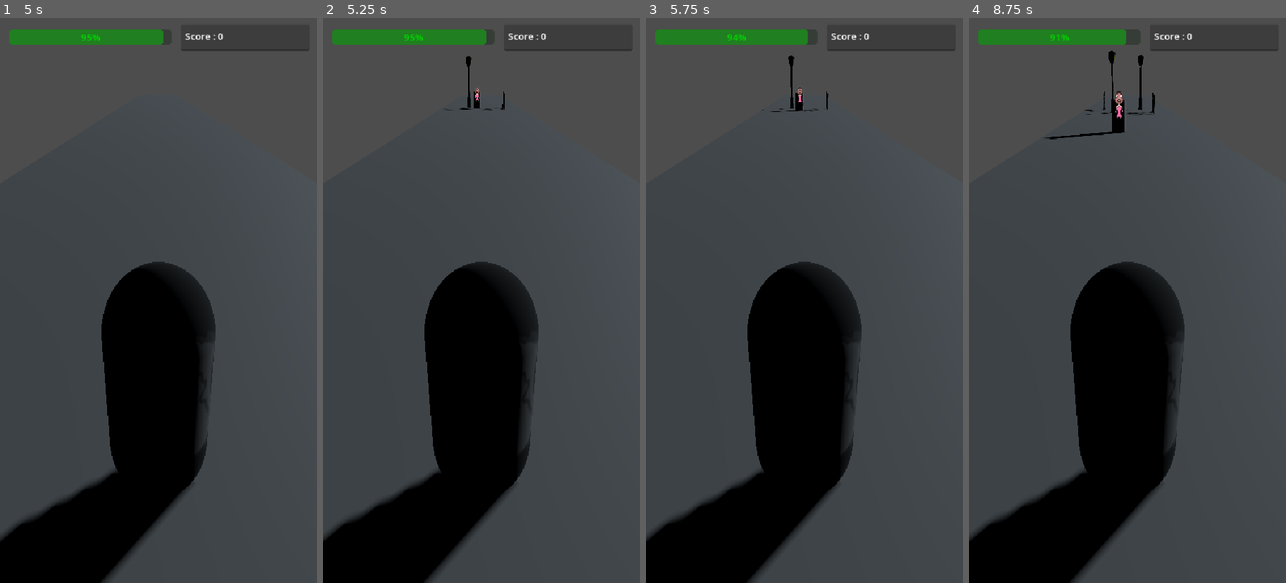
Above: before the commit, frames 1-4 (left to right).
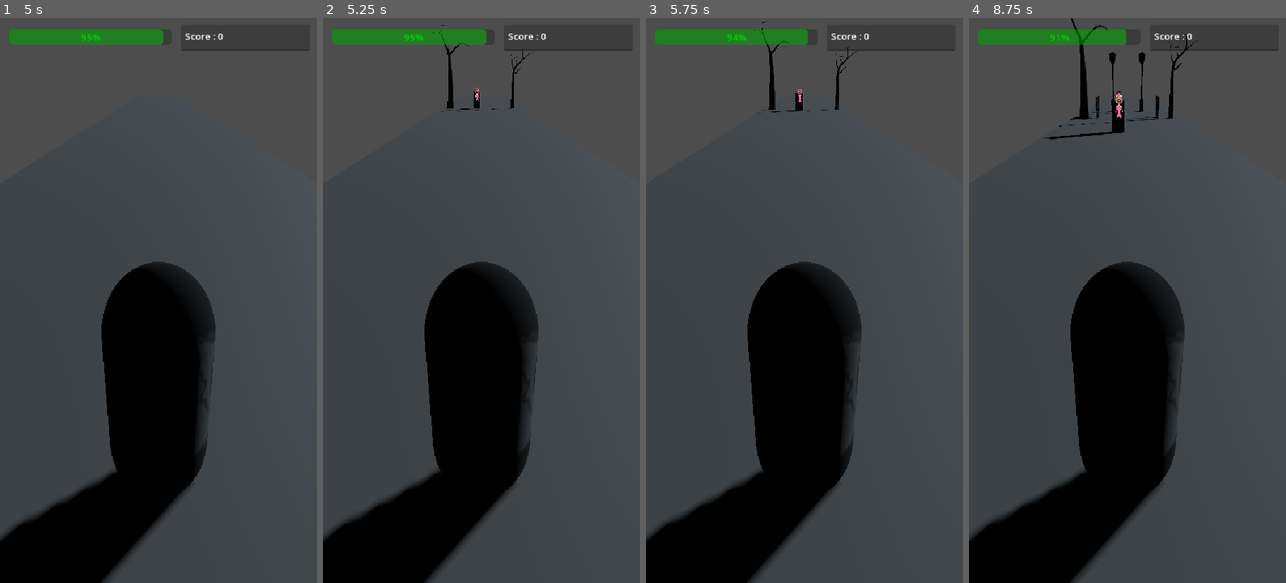
Above: after the commit, the same moments.

Repository: ESMA-NicolasR/face-snatcher
Game: Godot game, scene res://Alois/Scenes/TEST_face_snatcher.tscn
Two runs of this game, one before a commit and one after it. Both use one fixed random seed, a clock stepped at 60 frames per second and the inputs below.
Inputs:
- Up to frame 1 (5 s): tap Enter at 0.5, 2, 3.5 s; tap Space at 1.25, 2.75, 4.25 s
- Up to frame 2 (5.25 s): no input
- Up to frame 3 (5.75 s): no input
- Up to frame 4 (8.75 s): no input

Frame 1 is identical in both runs. In frame 2, 0.4% of the frame differs, in the area x 34-67%, y 1-17%; in frame 3, 0.4%; in frame 4, 0.9%, in the area x 28-74%, y 0-20%.

Commit message:
Decoration manager v3

Diff:
--- a/Alois/Scenes/TEST_face_snatcher.tscn
+++ b/Alois/Scenes/TEST_face_snatcher.tscn
@@ -108,33 +108,33 @@
 
 [node name="Decoration Leftleft Timer1" type="Timer" parent="Timers" unique_id=479268536]
 wait_time = 5.0
-autostart = true
-ignore_time_scale = true
+one_shot = true
+autostart = true
 
 [node name="Decoration Leftcenter Timer2" type="Timer" parent="Timers" unique_id=296177828]
+wait_time = 6.0
+one_shot = true
+autostart = true
+
+[node name="Decoration Leftright Timer3" type="Timer" parent="Timers" unique_id=1304791291]
 wait_time = 7.5
-autostart = true
-ignore_time_scale = true
-
-[node name="Decoration Leftright Timer3" type="Timer" parent="Timers" unique_id=1304791291]
-wait_time = 10.0
-autostart = true
-ignore_time_scale = true
+one_shot = true
+autostart = true
 
 [node name="Decoration Rightright Timer4" type="Timer" parent="Timers" unique_id=1618409885]
 wait_time = 5.0
-autostart = true
-ignore_time_scale = true
+one_shot = true
+autostart = true
 
 [node name="Decoration Rightcenter Timer5" type="Timer" parent="Timers" unique_id=316492386]
+wait_time = 6.0
+one_shot = true
+autostart = true
+
+[node name="Decoration Rightleft Timer6" type="Timer" parent="Timers" unique_id=523578028]
 wait_time = 7.5
-autostart = true
-ignore_time_scale = true
-
-[node name="Decoration Rightleft Timer6" type="Timer" parent="Timers" unique_id=523578028]
-wait_time = 10.0
-autostart = true
-ignore_time_scale = true
+one_shot = true
+autostart = true
 
 [node name="Scripts" type="Node" parent="." unique_id=1306583703]
 
@@ -148,23 +148,42 @@
 path_Left = NodePath("../../Paths/PNJ Left Path3D")
 path_Right = NodePath("../../Paths/PNJ Right Path3D")
 
-[node name="Decoration_Manager" type="Node" parent="Scripts" unique_id=2044267013 node_paths=PackedStringArray("path_Left_left", "path_Left_center", "path_Left_right", "path_Right_right", "path_Right_center", "path_Right_left")]
+[node name="Decoration_Manager" type="Node" parent="Scripts" unique_id=2044267013 node_paths=PackedStringArray("path_Left_left", "timer_LL", "path_Left_center", "timer_LC", "path_Left_right", "timer_LR", "path_Right_right", "timer_RR", "path_Right_center", "timer_RC", "path_Right_left", "timer_RL")]
 script = ExtResource("4_tgash")
 meshes_far = Array[PackedScene]([ExtResource("4_lan1h"), ExtResource("5_x8g61"), ExtResource("6_rmso8")])
 meshes_med = Array[PackedScene]([ExtResource("7_py22k")])
-meshes_close = Array[PackedScene]([ExtResource("8_7075h"), ExtResource("9_3gcot")])
-vitesse_min_far = 0.85
-vitesse_min_med = 0.95
-vitesse_min_close = 1.05
-fin_ralentissement_far = 0.82
-fin_ralentissement_med = 0.82
-fin_ralentissement_close = 0.82
+meshes_close = Array[PackedScene]([ExtResource("9_3gcot"), ExtResource("8_7075h")])
+vitesse_max_far = 3.0
+vitesse_min_far = 1.05
+vitesse_max_med = 3.5
+vitesse_min_med = 1.1
+vitesse_max_close = 4.0
+vitesse_min_close = 1.15
+debut_ralentissement_far = 0.6
+range_far_left_min = 5.0
+range_far_left_max = 7.5
+range_far_right_min = 5.0
+range_far_right_max = 7.5
+range_med_left_min = 3.0
+range_med_left_max = 3.0
+range_med_right_min = 3.0
+range_med_right_max = 3.0
+range_close_left_min = 4.0
+range_close_left_max = 6.0
+range_close_right_min = 4.0
+range_close_right_max = 6.0
 path_Left_left = NodePath("../../Paths/Decoration LEFT left Path3D")
+timer_LL = NodePath("../../Timers/Decoration Leftleft Timer1")
 path_Left_center = NodePath("../../Paths/Decoration LEFT center Path3D")
+timer_LC = NodePath("../../Timers/Decoration Leftcenter Timer2")
 path_Left_right = NodePath("../../Paths/Decoration LEFT right Path3D")
+timer_LR = NodePath("../../Timers/Decoration Leftright Timer3")
 path_Right_right = NodePath("../../Paths/Decoration RIGHT right Path3D")
+timer_RR = NodePath("../../Timers/Decoration Rightright Timer4")
 path_Right_center = NodePath("../../Paths/Decoration RIGHT center Path3D")
+timer_RC = NodePath("../../Timers/Decoration Rightcenter Timer5")
 path_Right_left = NodePath("../../Paths/Decoration RIGHT left Path3D")
+timer_RL = NodePath("../../Timers/Decoration Rightleft Timer6")
 
 [node name="NPC_Generator" parent="Scripts" unique_id=978562651 instance=ExtResource("4_mmw3b")]
 
@@ -226,7 +245,7 @@
 [connection signal="timeout" from="Timers/PNJ Spawn Timer" to="Scripts/PNJ_Manager" method="_on_pnj_spawn_timer_timeout"]
 [connection signal="timeout" from="Timers/Decoration Leftleft Timer1" to="Scripts/Decoration_Manager" method="_on_decoration_leftleft_timer_1_timeout"]
 [connection signal="timeout" from="Timers/Decoration Leftcenter Timer2" to="Scripts/Decoration_Manager" method="_on_decoration_leftcenter_timer_2_timeout"]
-[connection signal="timeout" from="Timers/Decoration Leftright Timer3" to="Scripts/PNJ_Manager" method="_on_decoration_leftright_timer_3_timeout"]
+[connection signal="timeout" from="Timers/Decoration Leftright Timer3" to="Scripts/Decoration_Manager" method="_on_decoration_leftright_timer_3_timeout"]
 [connection signal="timeout" from="Timers/Decoration Rightright Timer4" to="Scripts/Decoration_Manager" method="_on_decoration_rightright_timer_4_timeout"]
 [connection signal="timeout" from="Timers/Decoration Rightcenter Timer5" to="Scripts/Decoration_Manager" method="_on_decoration_rightcenter_timer_5_timeout"]
 [connection signal="timeout" from="Timers/Decoration Rightleft Timer6" to="Scripts/Decoration_Manager" method="_on_decoration_rightleft_timer_6_timeout"]
--- a/Alois/Scripts/Decorations_Manager.gd
+++ b/Alois/Scripts/Decorations_Manager.gd
@@ -1,93 +1,104 @@
 extends Node
 
-# Listes de meshes pour chaque type de distance (à remplir dans l'inspecteur)
+# Listes de meshes pour chaque type de distance
 @export var meshes_far: Array[PackedScene] = []
 @export var meshes_med: Array[PackedScene] = []
 @export var meshes_close: Array[PackedScene] = []
 
-# Vitesse de déplacement m/s maximum Decoration lointaines
+# Vitesse de déplacement m/s (Max/Min) par catégorie
 @export var vitesse_max_far: float = 1.25
-# Vitesse de déplacement m/s minimum Decoration lointaines
 @export var vitesse_min_far: float = 0.2
-# Vitesse de déplacement m/s maximum Decoration medium
 @export var vitesse_max_med: float = 1.5
-# Vitesse de déplacement m/s minimum Decoration medium
 @export var vitesse_min_med: float = 0.3
-# Vitesse de déplacement m/s maximum Decoration proches
 @export var vitesse_max_close: float = 1.75
-# Vitesse de déplacement m/s minimum Decoration proches
 @export var vitesse_min_close: float = 0.4
 
-# Seuils de distance pour les zones (Lointain)
+# Seuils de distance (Lointain)
 @export var debut_ralentissement_far: float = 0.35
 @export var fin_ralentissement_far: float = 0.85
 @export var debut_acceleration_far: float = 0.85
 @export var fin_acceleration_far: float = 1.0
 
-# Seuils de distance pour les zones (Medium)
+# Seuils de distance (Medium)
 @export var debut_ralentissement_med: float = 0.4
 @export var fin_ralentissement_med: float = 0.85
 @export var debut_acceleration_med: float = 0.85
 @export var fin_acceleration_med: float = 1.0
 
-# Seuils de distance pour les zones (Proche)
+# Seuils de distance (Proche)
 @export var debut_ralentissement_close: float = 0.45
 @export var fin_ralentissement_close: float = 0.85
 @export var debut_acceleration_close: float = 0.85
 @export var fin_acceleration_close: float = 1.0
 
-# 6 Chemins pour inspector
-@export var path_Left_left: Path3D    # Lointain
-@export var path_Left_center: Path3D  # Medium
-@export var path_Left_right: Path3D   # Proche
-@export var path_Right_right: Path3D  # Lointain
-@export var path_Right_center: Path3D # Medium
-@export var path_Right_left: Path3D   # Proche
+# --- CONFIGURATION DES TIMERS (Ranges de temps en secondes) ---
+@export_group("Timer Ranges Lointains")
+@export var range_far_left_min: float = 3.0
+@export var range_far_left_max: float = 6.0
+@export var range_far_right_min: float = 3.0
+@export var range_far_right_max: float = 6.0
 
-func decoration_spawn():
-	# Liste des chemins disponibles
-	var chemins = [path_Left_left, path_Left_center, path_Left_right, path_Right_right, path_Right_center, path_Right_left]
-	var choice_index = randi() % 6
-	var chemin_choisi = chemins[choice_index]
+@export_group("Timer Ranges Medium")
+@export var range_med_left_min: float = 2.0
+@export var range_med_left_max: float = 5.0
+@export var range_med_right_min: float = 2.0
+@export var range_med_right_max: float = 5.0
 
-	# Sécurité si un chemin n'est pas assigné
+@export_group("Timer Ranges Proches")
+@export var range_close_left_min: float = 1.5
+@export var range_close_left_max: float = 4.0
+@export var range_close_right_min: float = 1.5
+@export var range_close_right_max: float = 4.0
+
+# --- REFERENCES NOEUDS ---
+@export_group("Chemins et Timers")
+@export var path_Left_left: Path3D
+@export var timer_LL: Timer
+@export var path_Left_center: Path3D
+@export var timer_LC: Timer
+@export var path_Left_right: Path3D
+@export var timer_LR: Timer
+@export var path_Right_right: Path3D
+@export var timer_RR: Timer
+@export var path_Right_center: Path3D
+@export var timer_RC: Timer
+@export var path_Right_left: Path3D
+@export var timer_RL: Timer
+
+func execute_decoration_spawn(chemin_choisi: Path3D, type_distance: String, timer_concerne: Timer, t_min: float, t_max: float):
+	# Sécurité si le chemin n'est pas assigné
 	if chemin_choisi == null: return
 
-	# Déterminer la liste de meshes à utiliser selon l'index du chemin
+	# Déterminer la liste de meshes à utiliser
 	var liste_a_utiliser: Array[PackedScene] = []
+	if type_distance == "far": liste_a_utiliser = meshes_far
+	elif type_distance == "med": liste_a_utiliser = meshes_med
+	elif type_distance == "close": liste_a_utiliser = meshes_close
 
-	if choice_index == 0 or choice_index == 3: # Lointain (LeftLeft ou RightRight)
-		liste_a_utiliser = meshes_far
-	elif choice_index == 1 or choice_index == 4: # Medium (LeftCenter ou RightCenter)
-		liste_a_utiliser = meshes_med
-	else: # Proche (LeftRight ou RightLeft)
-		liste_a_utiliser = meshes_close
-
-	# Sécurité si la liste est vide
 	if liste_a_utiliser.size() == 0: return
 
-	# Création suiveur de path
+	# Création suiveur de path et instance mesh
 	var new_decoration = PathFollow3D.new()
 	new_decoration.loop = false
 	chemin_choisi.add_child(new_decoration)
-
-	# Choisir un mesh aléatoirement dans la liste correspondante
-	var mesh_aleatoire = liste_a_utiliser.pick_random()
-
-	# Instance mesh dans le suiveur de path
-	var new_mesh_decoration = mesh_aleatoire.instantiate()
+	var new_mesh_decoration = liste_a_utiliser.pick_random().instantiate()
 	new_decoration.add_child(new_mesh_decoration)
 
+	# Relancer le timer avec un nouveau temps aléatoire dans sa range
+	timer_concerne.wait_time = randf_range(t_min, t_max)
+	timer_concerne.start()
+
 func _process(delta: float) -> void:
-	# Liste des chemins à traiter
+	# Liste des chemins à traiter pour le défilement
 	var chemins = [path_Left_left, path_Left_center, path_Left_right, path_Right_right, path_Right_center, path_Right_left]
 
 	for p in chemins:
 		if p == null: continue
 
-		# Identifier le type de chemin pour appliquer les bonnes variables
+		# Variables temporaires pour le calcul de vitesse par path
 		var v_max: float; var v_min: float; var d_ral: float; var f_ral: float; var d_acc: float; var f_acc: float
 
+		# Identifier le type de chemin pour appliquer les bonnes variables
 		if p == path_Left_left or p == path_Right_right:
 			v_max = vitesse_max_far; v_min = vitesse_min_far
 			d_ral = debut_ralentissement_far; f_ral = fin_ralentissement_far
@@ -101,7 +112,7 @@
 			d_ral = debut_ralentissement_close; f_ral = fin_ralentissement_close
 			d_acc = debut_acceleration_close; f_acc = fin_acceleration_close
 
-		# Faire avancer les decorations dans chaque path
+		# Parcourir chaque décoration sur ce chemin spécifique
 		for decorationPathFollow in p.get_children():
 			if decorationPathFollow is PathFollow3D:
 				var ratio = decorationPathFollow.progress_ratio
@@ -109,34 +120,37 @@
 
 				# Calcul de la vitesse selon les zones de distance définies
 				if ratio > d_ral and ratio <= f_ral:
+					# Zone de ralentissement progressif
 					v_actuelle = remap(ratio, d_ral, f_ral, v_max, v_min)
 				elif ratio > f_ral and ratio <= d_acc:
+					# Zone de vitesse minimale constante
 					v_actuelle = v_min
 				elif ratio > d_acc and ratio <= f_acc:
+					# Zone de réaccélération progressive
 					v_actuelle = remap(ratio, d_acc, f_acc, v_min, v_max)
 
 				# Appliquer le mouvement
 				decorationPathFollow.progress += v_actuelle * delta
 
-				# Supprimer la decoration s'il arrive au bout du path
+				# Supprimer la décoration s'il arrive au bout du path
 				if decorationPathFollow.progress_ratio >= 0.99:
 					decorationPathFollow.queue_free()
 
-# Callbacks des timers
+# --- CALLBACKS DES TIMERS ---
 func _on_decoration_leftleft_timer_1_timeout() -> void:
-	decoration_spawn()
+	execute_decoration_spawn(path_Left_left, "far", timer_LL, range_far_left_min, range_far_left_max)
 
 func _on_decoration_leftcenter_timer_2_timeout() -> void:
-	decoration_spawn()
+	execute_decoration_spawn(path_Left_center, "med", timer_LC, range_med_left_min, range_med_left_max)
 
 func _on_decoration_leftright_timer_3_timeout() -> void:
-	decoration_spawn()
+	execute_decoration_spawn(path_Left_right, "close", timer_LR, range_close_left_min, range_close_left_max)
 
 func _on_decoration_rightright_timer_4_timeout() -> void:
-	decoration_spawn()
+	execute_decoration_spawn(path_Right_right, "far", timer_RR, range_far_right_min, range_far_right_max)
 
 func _on_decoration_rightcenter_timer_5_timeout() -> void:
-	decoration_spawn()
+	execute_decoration_spawn(path_Right_center, "med", timer_RC, range_med_right_min, range_med_right_max)
 
 func _on_decoration_rightleft_timer_6_timeout() -> void:
-	decoration_spawn()
+	execute_decoration_spawn(path_Right_left, "close", timer_RL, range_close_right_min, range_close_right_max)
--- a/Alois/Scripts/PNJ_Manager_Spawn_and_path.gd
+++ b/Alois/Scripts/PNJ_Manager_Spawn_and_path.gd
@@ -1,7 +1,7 @@
 extends Node
 
 # Mesh pnj
-@export var PNJ_mesh_scene: PackedScene = preload("res://Alois/Mesh/pnj_mesh.tscn")
+@export var PNJ_mesh_scene: PackedScene = preload("res://Alois/Mesh/PNJ_mesh.tscn")
 
 # Vitesse de déplacement m/s maximum
 @export var vitesse_max: float = 5.0
